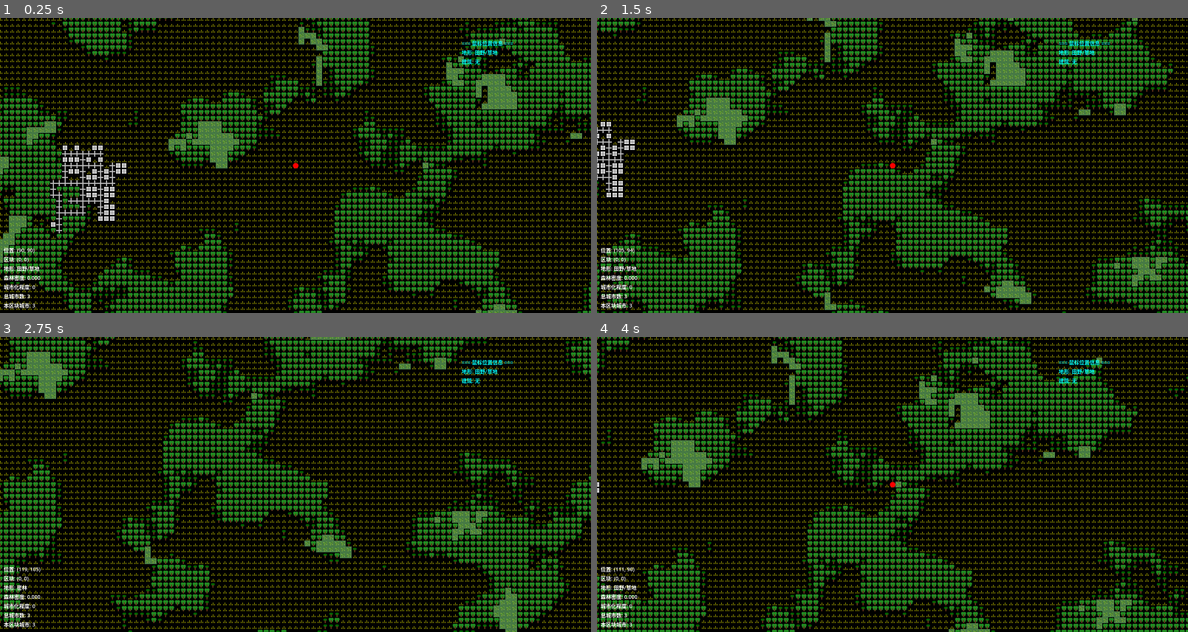
Above: before the commit, frames 1-4 (two rows, left to right).
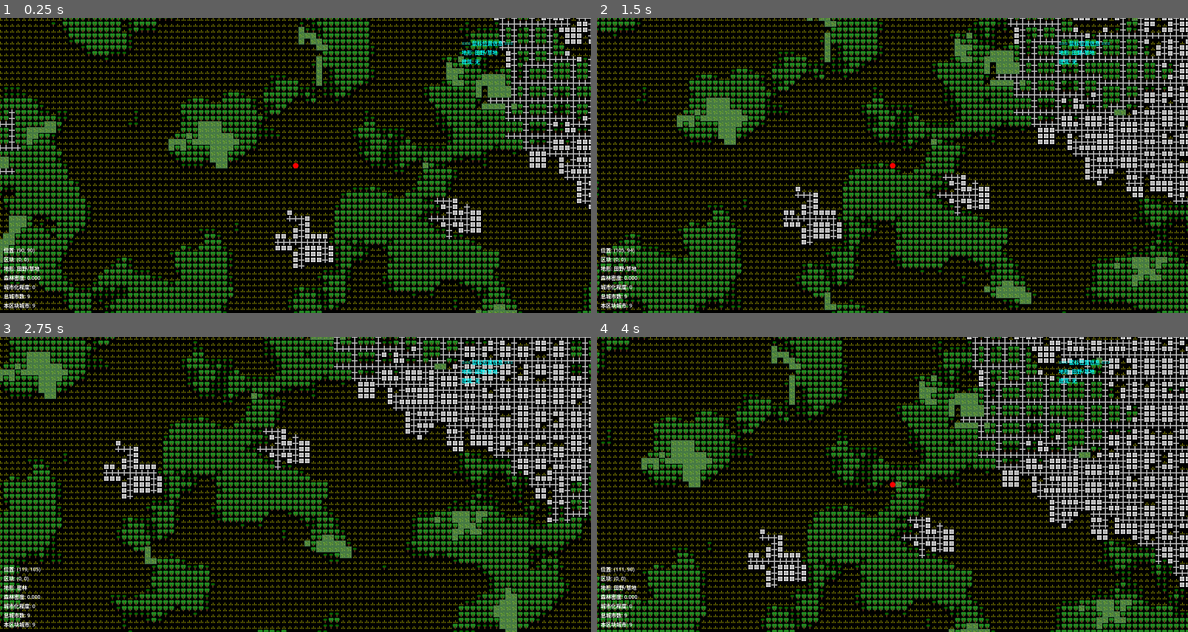
Above: after the commit, the same moments.

Repository: AliveGh0st/overmapchunkdemo
Game: Godot game, scene res://overmap_system.tscn
Same seed, same stepped clock (60 frames per second), same inputs: the game is played once before the commit and once after it.
Inputs (mouse positions are in pixels of both pictures, inside the frame that each line leads up to):
- Up to frame 1 (0.25 s): no input
- Up to frame 2 (1.5 s): tap Enter at 0.5 s; move the mouse to (1022, 150) at 0.52 s; hold Right (ui_right) 0.53-1.28 s; tap Tab at 0.6 s; click (1022, 150) at 0.67 s; move the mouse to (774, 180) at 1.27 s; hold Down (ui_down) from 1.28 s (still down); tap I at 1.35 s
- Up to frame 3 (2.75 s): move the mouse to (354, 419) at 2.02 s; release Down (ui_down) at 2.03 s; hold Right (ui_right) from 2.03 s (still down); tap Tab at 2.1 s
- Up to frame 4 (4 s): move the mouse to (862, 543) at 2.77 s; release Right (ui_right) at 2.78 s; hold Up (ui_up) 2.78-3.53 s; tap I at 2.85 s; click (862, 543) at 2.92 s; move the mouse to (1069, 528) at 3.52 s; hold Left (ui_left) from 3.53 s (still down); tap Tab at 3.6 s

The runs differ from the first frame. In frame 1, 5.5% of the frame differs, in the area x 0-100%, y 0-99%; in frame 2, 8.1%; in frame 3, 8.8%; in frame 4, 11%.

Commit message:
更新README文件。

Diff:
--- a/config_manager.gd
+++ b/config_manager.gd
@@ -149,8 +149,8 @@
 # ============================================================================
 class CityConfig:
 	## 城市间距和大小参数（对应C++中的配置选项）
-	const CITY_SPACING: int = 4               ## 城市间距配置值（降低以增加城市数量）
-	const CITY_SIZE: int = 16                 ## 基础城市大小
+	const CITY_SPACING: int = 3               ## 城市间距配置值（降低以增加城市数量）
+	const CITY_SIZE: int = 12                 ## 基础城市大小
 	const OVERMAP_MAXIMUM_URBANITY: int = 8  ## 最大城市化程度乘数
 
 	## 城市化程度增长参数（对应C++的城市化方向增长）
Not shown, changed: README.md
